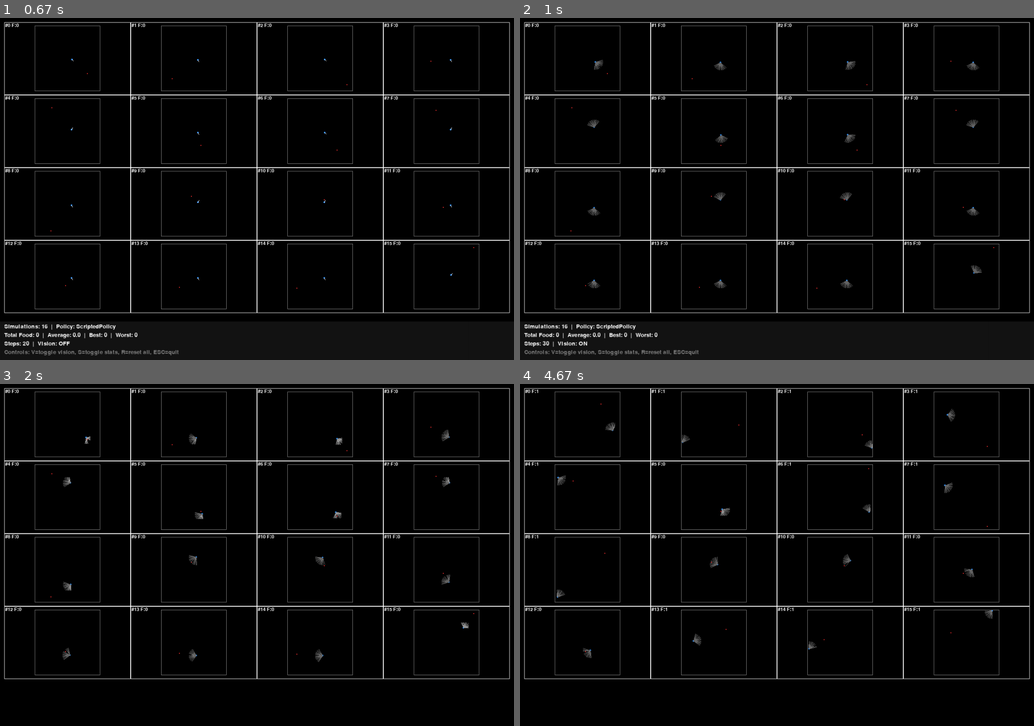
Above: before the commit, frames 1-4 (two rows, left to right).
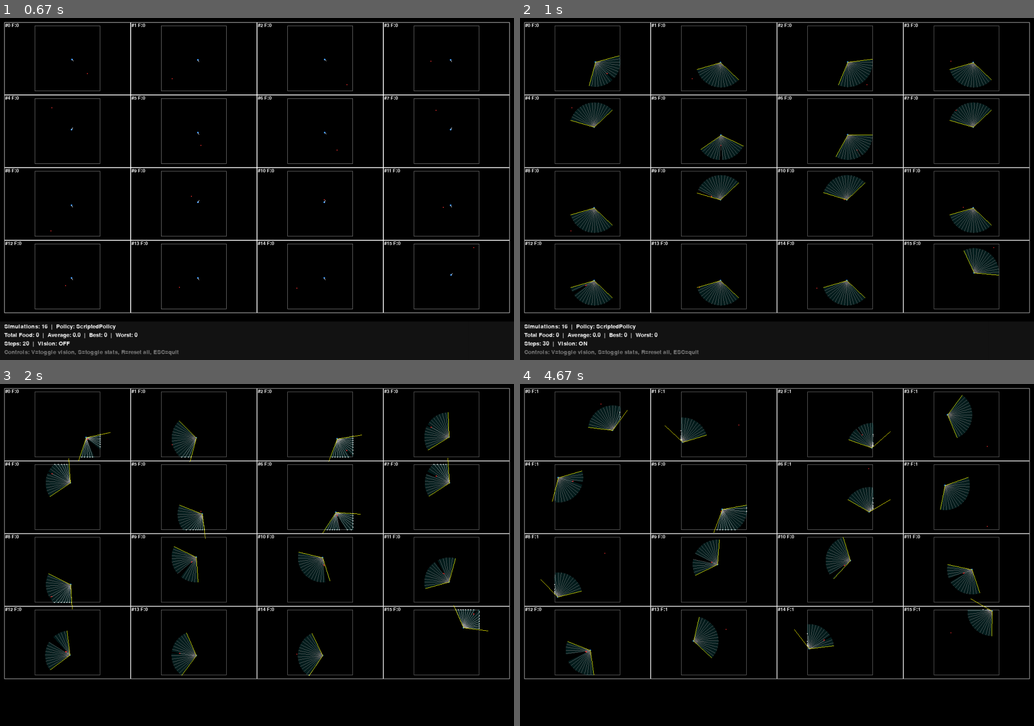
Above: after the commit, the same moments.

Repository: jdAlcorn/food_finder_sim
Game: pygame game, started from scripts/run_multi.py
Two runs of this game, one before a commit and one after it. Both use one fixed random seed, a clock stepped at 60 frames per second and the inputs below.
Inputs:
- Up to frame 1 (0.67 s): no input
- Up to frame 2 (1 s): tap V at 0.83 s
- Up to frame 3 (2 s): tap S at 1.17 s; tap V at 1.5, 1.9 s
- Up to frame 4 (4.67 s): tap V at 2.2, 2.4, 2.73, 3.03, 3.23, 3.53, 3.8, 4.13, 4.43, 4.57 s

Frame 1 is identical in both runs. In frame 2, 5.9% of the frame differs, in the area x 0-100%, y 1-87%; in frame 3, 5.0%; in frame 4, 5.2%.

Commit message:
Fix visualization glitches in multi sim

Diff:
--- a/src/viz/pygame_multi.py
+++ b/src/viz/pygame_multi.py
@@ -153,25 +153,92 @@
 
         fov_rad = math.radians(sim.config.fov_degrees)
 
-        # Draw every Nth ray to avoid clutter
+        # Calculate all ray angles and hit points
+        angles = [theta + angle for angle in
+                  [fov_rad * (i / (sim.config.num_rays - 1) - 0.5) for i in range(sim.config.num_rays)]]
+
+        hit_points = []
+        for distance, angle in zip(distances, angles):
+            hit_x = agent_x + min(distance, sim.config.max_range) * math.cos(angle)
+            hit_y = agent_y + min(distance, sim.config.max_range) * math.sin(angle)
+            hit_points.append((hit_x, hit_y))
+
+        # Draw semi-transparent filled polygon (visible area)
+        if len(hit_points) > 0:
+            # Create polygon vertices: agent position + hit points
+            polygon_points = [self.world_to_mini(agent_x, agent_y, mini_x, mini_y)]
+            for hit_x, hit_y in hit_points:
+                screen_hit = self.world_to_mini(hit_x, hit_y, mini_x, mini_y)
+                polygon_points.append(screen_hit)
+
+            if len(polygon_points) > 2:
+                # Create a temporary surface for the mini window
+                temp_surface = pygame.Surface((self.mini_width, self.mini_height))
+                temp_surface.set_alpha(30)
+                temp_surface.fill(BLACK)
+
+                # Adjust polygon points to be relative to temp surface
+                adjusted_points = []
+                for px, py in polygon_points:
+                    adj_x = px - mini_x
+                    adj_y = py - mini_y
+                    # Clamp to mini window bounds
+                    adj_x = max(0, min(self.mini_width - 1, adj_x))
+                    adj_y = max(0, min(self.mini_height - 1, adj_y))
+                    adjusted_points.append((adj_x, adj_y))
+
+                # Draw polygon on temp surface
+                if len(adjusted_points) > 2:
+                    pygame.draw.polygon(temp_surface, CYAN, adjusted_points)
+                    # Blit temp surface to main screen
+                    self.screen.blit(temp_surface, (mini_x, mini_y))
+
+        # Draw hit points and some rays
         ray_skip = max(1, len(distances) // 16)  # Show ~16 rays max
 
         for i in range(0, len(distances), ray_skip):
             distance = distances[i]
-            angle = theta + fov_rad * (i / (len(distances) - 1) - 0.5)
-
-            # Calculate ray end point
-            ray_length = min(distance, sim.config.max_range) * 0.3  # Shorter for visibility
-            end_x = agent_x + ray_length * math.cos(angle)
-            end_y = agent_y + ray_length * math.sin(angle)
+            hit_type = hit_types[i]
+            angle = angles[i]
+
+            # Calculate actual hit point (not shortened)
+            hit_x = agent_x + min(distance, sim.config.max_range) * math.cos(angle)
+            hit_y = agent_y + min(distance, sim.config.max_range) * math.sin(angle)
 
             # Convert to screen coordinates
-            start_screen = self.world_to_mini(agent_x, agent_y, mini_x, mini_y)
-            end_screen = self.world_to_mini(end_x, end_y, mini_x, mini_y)
-
-            # Draw ray
+            agent_screen = self.world_to_mini(agent_x, agent_y, mini_x, mini_y)
+            hit_screen = self.world_to_mini(hit_x, hit_y, mini_x, mini_y)
+
+            # Draw ray line
             color = (100, 100, 100) if distance >= sim.config.max_range else (150, 150, 150)
-            pygame.draw.line(self.screen, color, start_screen, end_screen, 1)
+            pygame.draw.line(self.screen, color, agent_screen, hit_screen, 1)
+
+            # Draw hit point if it hit something
+            if distance < sim.config.max_range:
+                hit_color = YELLOW  # Default
+                if hit_type == 'food':
+                    hit_color = RED
+                elif hit_type == 'wall':
+                    hit_color = WHITE
+
+                pygame.draw.circle(self.screen, hit_color, hit_screen, 1)
+
+        # Draw FOV cone outline (at the end, like single viewer)
+        cone_length = sim.config.max_range  # Full range like single viewer
+        left_angle = theta - fov_rad/2
+        right_angle = theta + fov_rad/2
+
+        left_x = agent_x + cone_length * math.cos(left_angle)
+        left_y = agent_y + cone_length * math.sin(left_angle)
+        right_x = agent_x + cone_length * math.cos(right_angle)
+        right_y = agent_y + cone_length * math.sin(right_angle)
+
+        agent_screen = self.world_to_mini(agent_x, agent_y, mini_x, mini_y)
+        left_screen = self.world_to_mini(left_x, left_y, mini_x, mini_y)
+        right_screen = self.world_to_mini(right_x, right_y, mini_x, mini_y)
+
+        pygame.draw.line(self.screen, YELLOW, agent_screen, left_screen, 1)
+        pygame.draw.line(self.screen, YELLOW, agent_screen, right_screen, 1)
 
     def draw_global_stats(self):
         """Draw global statistics"""
